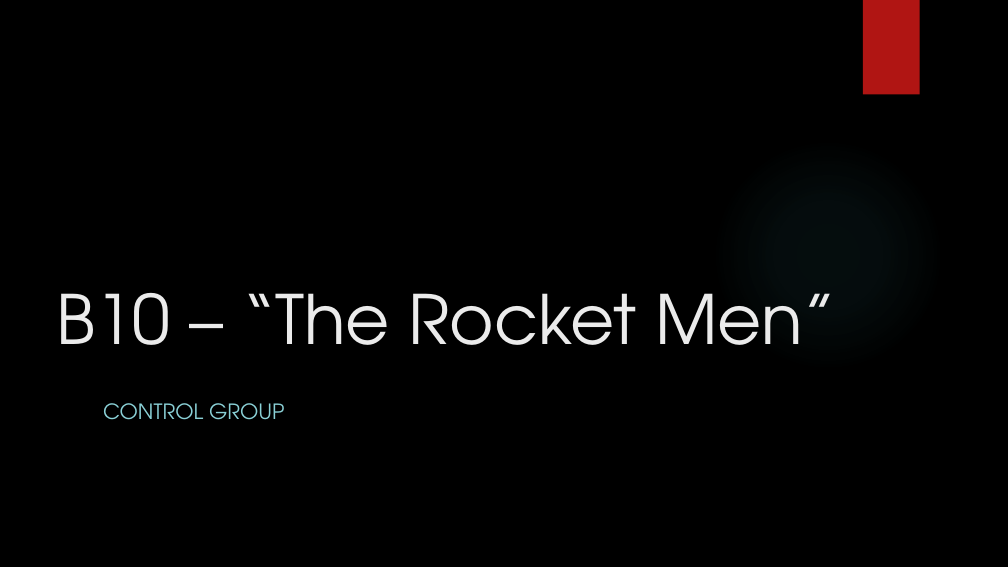
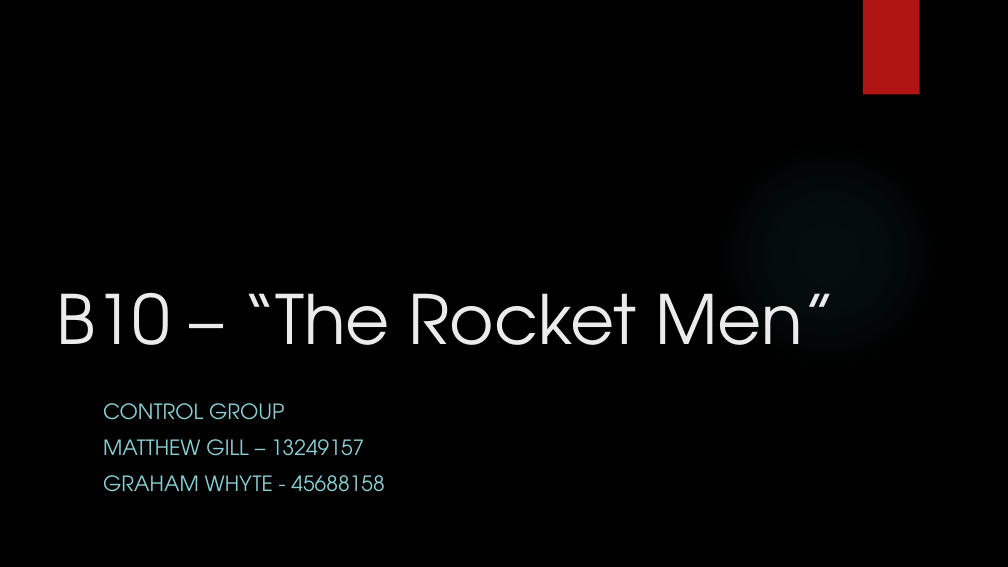
Before and after one commit to GrahamWhyte/Motor-Project, a slide deck: slide 1 of DEMOII.pptx. Drawn at 1008x567 pixels with LibreOffice and Linux fonts; fonts in the diff are those of the drawing; background and template pictures are left out. Boxes give left, top, right and bottom in pixels: in the first picture for what was removed or moved away, otherwise in the second. Text is boxed around its words. In the diff, an @@ line names an element or a change of style, - is before the commit and + after.

```diff
--- a/DEMOII.pptx
+++ b/DEMOII.pptx
@@ subtitle at (103,439,384,492): paragraphs added @@
+MATTHEW GILL – 13249157
+GRAHAM WHYTE - 45688158
```
Also in this commit, not shown: 6 other files.
